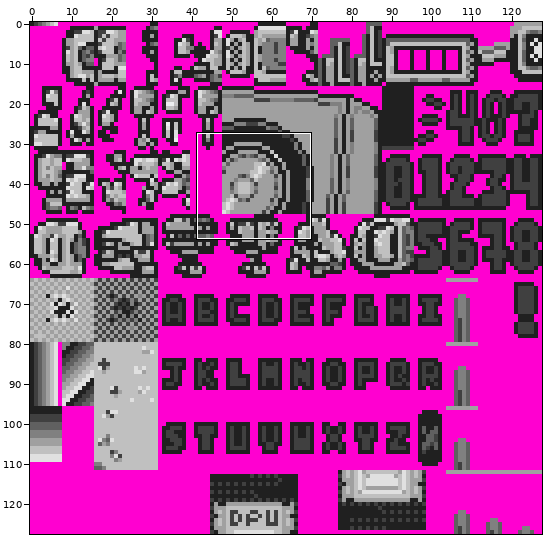
Sprite sheet: resources/tileset.png. The picture above shows the old version from afar; the outline marks the close-up.
Close-up. Before:
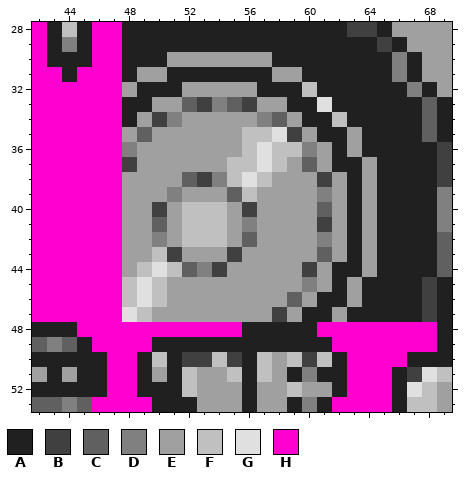
The file is 128x128 pixels. Shown: x 42..69, y 28..53.
Palette (. is transparent): A #202020  B #404040  C #606060  D #808080  E #a0a0a0  F #c0c0c0  G #e0e0e0  H #ff00d0
Pixels before, first column x 42:
28 HAFAHHAAAAAAAAAAAAAAABBAEEEE
29 HADAHHAAAAAAAAAAAAAAAAABAEEE
30 HAAAHHAAAEEEEEEEAAAAAAAADAEE
31 HHAHHHAEEAAAAAAAEEAAAAAADAEE
32 HHHHHHEAAAEEEEEAAAFAAAAAADAE
33 HHHHHHAAEECBDCBEEAAGAAAAAACA
34 HHHHHHAEBDEEEEEDCEAAFAAAAACA
35 HHHHHHECEEEEEEFFGBEAAEAAAACA
36 HHHHHHDEEEEEEEFGFFDEAEAAAAAB
37 HHHHHHBEEEEEEFFGFECEAAEAAAAB
38 HHHHHHEEEECBDFGFEEEBEAEAAAAB
39 HHHHHHEEEDEEECFEEEEDEAEAAAAD
40 HHHHHHEEBEFFFEBEEEECEAEAAAAD
41 HHHHHHEECEFFFEDEEEEBEAEAAAAD
42 HHHHHHEEDEFFFECEEEEDEAEAAAAC
43 HHHHHHEEFBEEEBEEEEECEAEAAAAC
44 HHHHHHEFGFCDBEEEEEBEAAEAAAAC
45 HHHHHHFGFEEEEEEEEEDEAEAAAABA
46 HHHHHHFGFEEEEEEEECEAAEAAAABA
47 HHHHHHGFEEEEEEEEBEAAEAAAAABA
48 AAAHHHHHHHHHHHAAAAAHHHHHHHHA
49 CDCAHHHHAAAAAAAAAAAAHHHHHHHA
50 AAAAAHHAFABBFBAFEFBFAHHHHAAA
51 EAEAAHHAEAFEEFAFEADAAHHHABGF
52 AAAAAHHAAAFEEEAEEFEEAHHHAGFE
53 CCDCHHHHAAAEEEAEEADAHHHHAFFE
Now the later version:
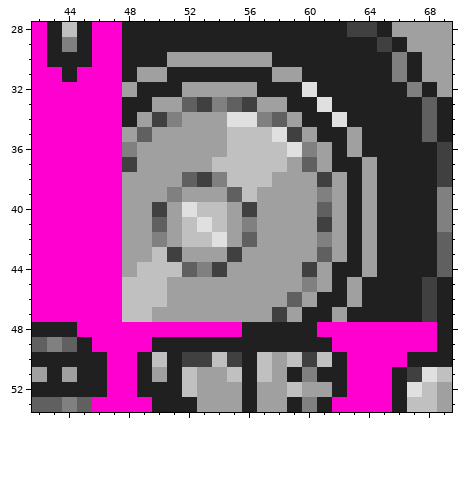
The edit:
Changed rows in their new state; - is an unchanged pixel.
first column x 48:
32 ------------G--
34 -------GG-----G
35 -------F-------
36 -------F-F-G---
37 ------F--F-----
38 --------F------
40 ----G----------
41 -----G---------
42 ------G--------
44 --F------------
45 -F-------------
46 -F-------------
47 F--------------
Where, in picture pixels (left, top, right, bottom), the same in both close-ups:
changed: (122, 82, 347, 322)
